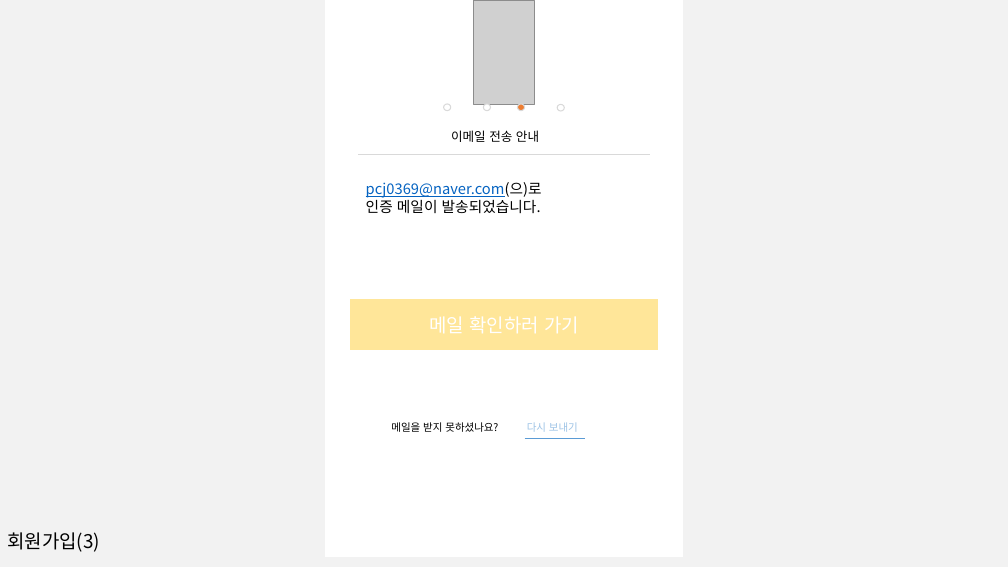
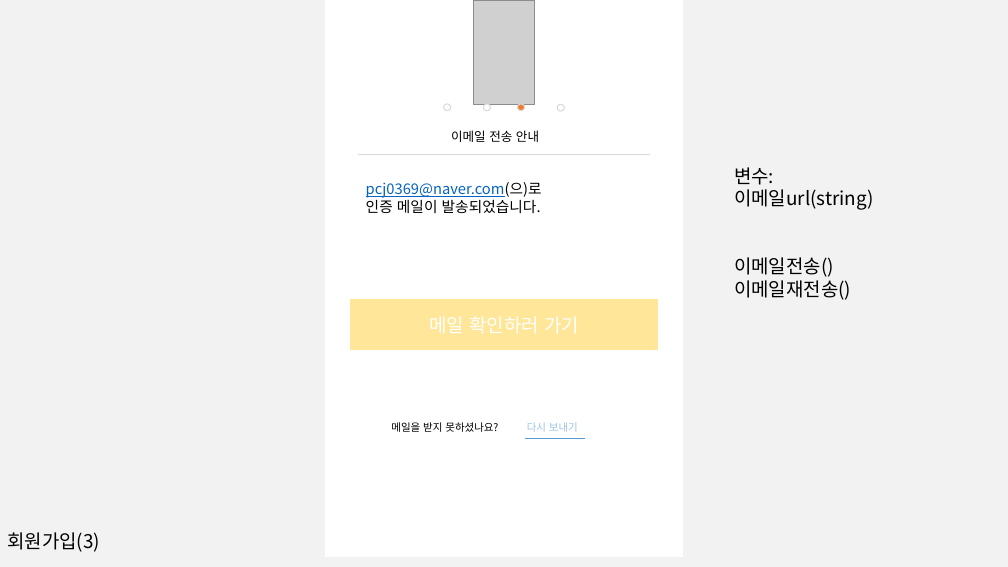
Before and after one commit to What-The-Pork/meeting-log, a slide deck: slide 3 of image/login/회원관리페이지.pptx. Drawn at 1008x567 pixels with LibreOffice and Linux fonts; fonts in the diff are those of the drawing; grey boxes stand for pictures. Boxes give left, top, right and bottom in pixels: in the first picture for what was removed or moved away, otherwise in the second. Text is boxed around its words. In the diff, an @@ line names an element or a change of style, - is before the commit and + after.

```diff
--- a/image/login/회원관리페이지.pptx
+++ b/image/login/회원관리페이지.pptx
@@ text added at <box>734,167,874,300</box>, 18 pt, text #000000 @@
+변수:
+이메일url(string)
+이메일전송()
+이메일재전송()
```
Also in this commit, not shown: 10 other slides changed.
